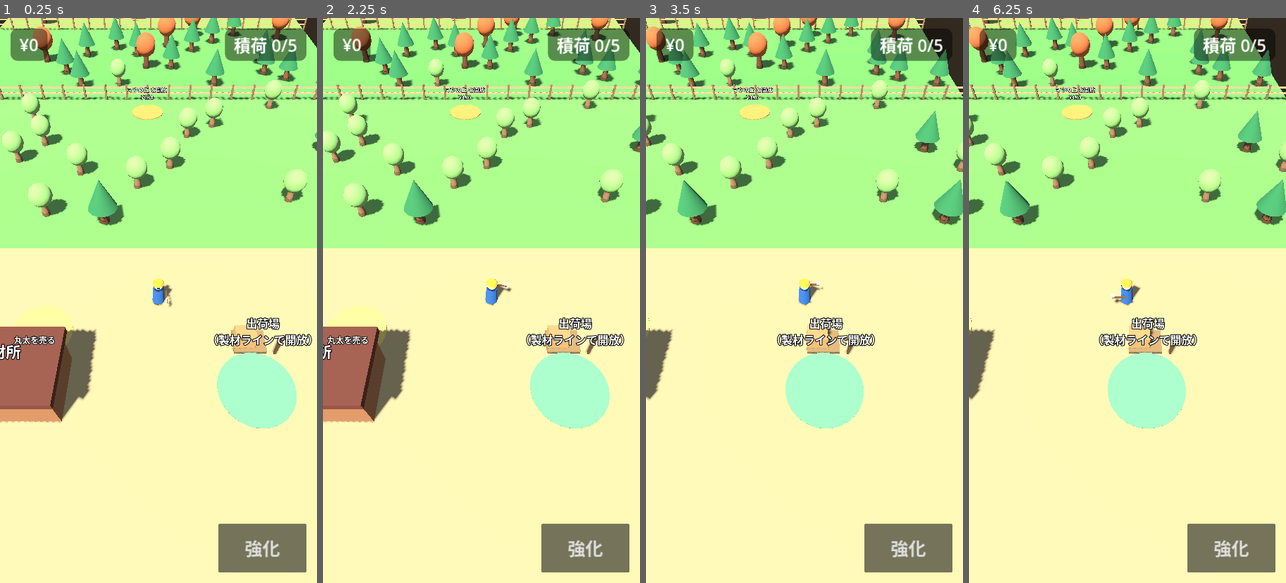
Above: before the commit, frames 1-4 (left to right).
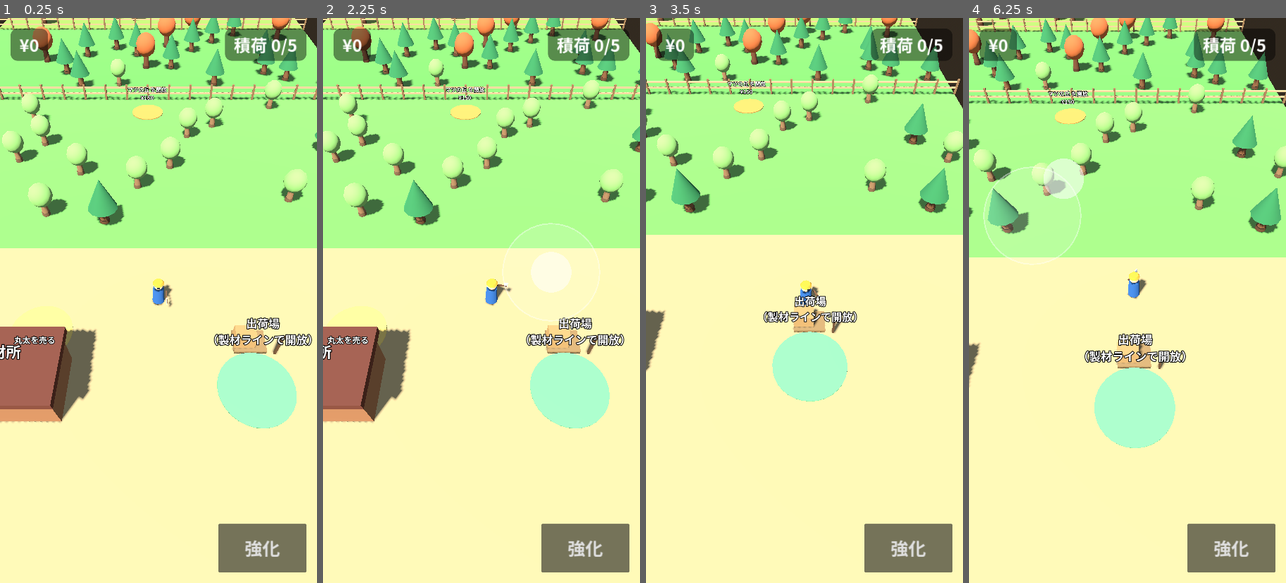
Above: after the commit, the same moments.

Repository: seoooma/tree-miner
Game: Godot game, scene res://scenes/main.tscn
Two runs of this game, one before a commit and one after it. Both use one fixed random seed, a clock stepped at 60 frames per second and the inputs below.
Inputs (mouse positions are in pixels of both pictures, inside the frame that each line leads up to):
- Up to frame 1 (0.25 s): no input
- Up to frame 2 (2.25 s): click "強化" at 0.5 s; click "閉じる" at 1.25 s; tap Enter at 2 s; move the mouse to (551, 272) at 2.02 s; hold D from 2.03 s (still down); click (551, 272) at 2.17 s
- Up to frame 3 (3.5 s): release D at 2.75 s; drag from (741, 328) to (788, 413) at 2.77 s
- Up to frame 4 (6.25 s): move the mouse to (1159, 176) at 3.52 s; hold D 3.53-4.25 s; click (1159, 176) at 3.67 s; drag from (1111, 413) to (1032, 215) at 4.27 s; move the mouse to (1222, 385) at 5.02 s; hold A 5.03-5.75 s; click (1222, 385) at 5.17 s; drag from (1032, 215) to (1079, 159) at 5.77 s

The runs differ from the first frame. In frame 1, 0.7% of the frame differs, in the area x 0-97%, y 1-96%; in frame 2, 1.6%; in frame 3, 20%, in the area x 0-100%, y 0-96%; in frame 4, 19%.

Commit message:
スマホのブラウザで遊べるようにする
- Web 書き出しプリセット（スレッドなし版、GitHub Pages で動く）
- 日本語フォントを同梱（ブラウザでは OS フォントに頼れず文字化けするため）
- バーチャルスティックをタッチイベントで直接処理し、UI 上のタッチは無視
- GitHub Actions: PR でスモークテストと Web 書き出し確認、main で Pages に公開

Co-Authored-By: Claude Opus 5.5 <noreply@anthropic.com>
Claude-Session: https://claude.ai/code/session_01PjCfv92oW5HxMvcqQJ6Dsj

Diff:
--- a/project.godot
+++ b/project.godot
@@ -31,6 +31,14 @@
 window/stretch/aspect="expand"
 window/handheld/orientation=1
 
+[gui]
+
+theme/custom_font="res://fonts/NotoSansJP-Bold-subset.ttf"
+
+[input_devices]
+
+pointing/emulate_mouse_from_touch=true
+
 [rendering]
 
 renderer/rendering_method="gl_compatibility"
--- a/scripts/ui/hud.gd
+++ b/scripts/ui/hud.gd
@@ -7,6 +7,7 @@
 var _money_label: Label
 var _carry_label: Label
 var _panel: PanelContainer
+var _upgrade_button: Button
 var _rows: Dictionary = {}
 
 
@@ -49,8 +50,10 @@
 	upgrade_button.add_theme_font_size_override("font_size", 40)
 	upgrade_button.pressed.connect(func() -> void: _panel.visible = not _panel.visible)
 	root.add_child(upgrade_button)
+	_upgrade_button = upgrade_button
 
 	_build_upgrade_panel(root)
+	joystick.is_blocked = _is_over_ui
 
 	GameState.money_changed.connect(func(_m: int) -> void: _refresh())
 	GameState.upgrade_changed.connect(func(_id: String, _l: int) -> void: _refresh())
@@ -62,6 +65,13 @@
 	player.carry_changed.connect(func(count: int, cap: int) -> void:
 		_carry_label.text = "積荷 %d/%d" % [count, cap]
 		_carry_label.modulate = Color("#ff8a7a") if count >= cap else Color.WHITE)
+
+
+## スティックを出さない場所（ボタン・開いている強化パネルの上）
+func _is_over_ui(pos: Vector2) -> bool:
+	if _upgrade_button.get_global_rect().has_point(pos):
+		return true
+	return _panel.visible and _panel.get_global_rect().has_point(pos)
 
 
 func _make_theme() -> Theme:
--- a/scripts/ui/virtual_joystick.gd
+++ b/scripts/ui/virtual_joystick.gd
@@ -1,34 +1,66 @@
 class_name VirtualJoystick
 extends Control
 ## 画面のどこを触ってもその位置を中心に出るフローティング型スティック。
-## タッチはマウスイベントとしてエミュレートされるので、PCのマウスドラッグでも動く。
+## スマホ（ブラウザ含む）はタッチイベント、PC はマウスドラッグで動く。
+## ボタンやパネルの上で始まったタッチは無視する（is_blocked で判定）。
 
 signal vector_changed(value: Vector2)
+
+## タッチ位置が UI の上かどうかを返す関数。HUD から設定する。
+var is_blocked: Callable = func(_pos: Vector2) -> bool: return false
 
 @export var radius := 110.0
 @export var knob_radius := 46.0
 
+const MOUSE_ID := -2
+
 var value := Vector2.ZERO
 var _active := false
+var _pointer := -1  # 操作中のタッチ番号。マウス操作中は MOUSE_ID
 var _origin := Vector2.ZERO
 
 
 func _ready() -> void:
 	set_anchors_preset(Control.PRESET_FULL_RECT)
-	mouse_filter = Control.MOUSE_FILTER_STOP
+	# 入力は _input で直接拾うので、GUI のクリックは邪魔しない
+	mouse_filter = Control.MOUSE_FILTER_IGNORE
 
 
-func _gui_input(event: InputEvent) -> void:
-	if event is InputEventMouseButton and event.button_index == MOUSE_BUTTON_LEFT:
-		if event.pressed:
-			_active = true
-			_origin = event.position
-			_set_value(Vector2.ZERO)
-		else:
-			_active = false
-			_set_value(Vector2.ZERO)
-	elif event is InputEventMouseMotion and _active:
-		_set_value((event.position - _origin).limit_length(radius) / radius)
+func _input(event: InputEvent) -> void:
+	if event is InputEventScreenTouch:
+		if event.pressed and not _active and not is_blocked.call(event.position):
+			_begin(event.index, event.position)
+		elif not event.pressed and _active and event.index == _pointer:
+			_end()
+	elif event is InputEventScreenDrag:
+		if _active and event.index == _pointer:
+			_drag(event.position)
+	# タッチから自動生成されたマウスイベント (device == -1) は二重処理になるので無視
+	elif event is InputEventMouseButton and event.device != -1 and event.button_index == MOUSE_BUTTON_LEFT:
+		if event.pressed and not _active and not is_blocked.call(event.position):
+			_begin(MOUSE_ID, event.position)
+		elif not event.pressed and _active and _pointer == MOUSE_ID:
+			_end()
+	elif event is InputEventMouseMotion and event.device != -1:
+		if _active and _pointer == MOUSE_ID:
+			_drag(event.position)
+
+
+func _begin(pointer: int, pos: Vector2) -> void:
+	_active = true
+	_pointer = pointer
+	_origin = pos
+	_set_value(Vector2.ZERO)
+
+
+func _end() -> void:
+	_active = false
+	_pointer = -1
+	_set_value(Vector2.ZERO)
+
+
+func _drag(pos: Vector2) -> void:
+	_set_value((pos - _origin).limit_length(radius) / radius)
 
 
 func _set_value(v: Vector2) -> void:
Not shown, added: export_presets.cfg
Binary file added: fonts/NotoSansJP-Bold-subset.ttf
Not shown, added: fonts/NotoSansJP-Bold-subset.ttf.import
Not shown, added: fonts/OFL.txt
